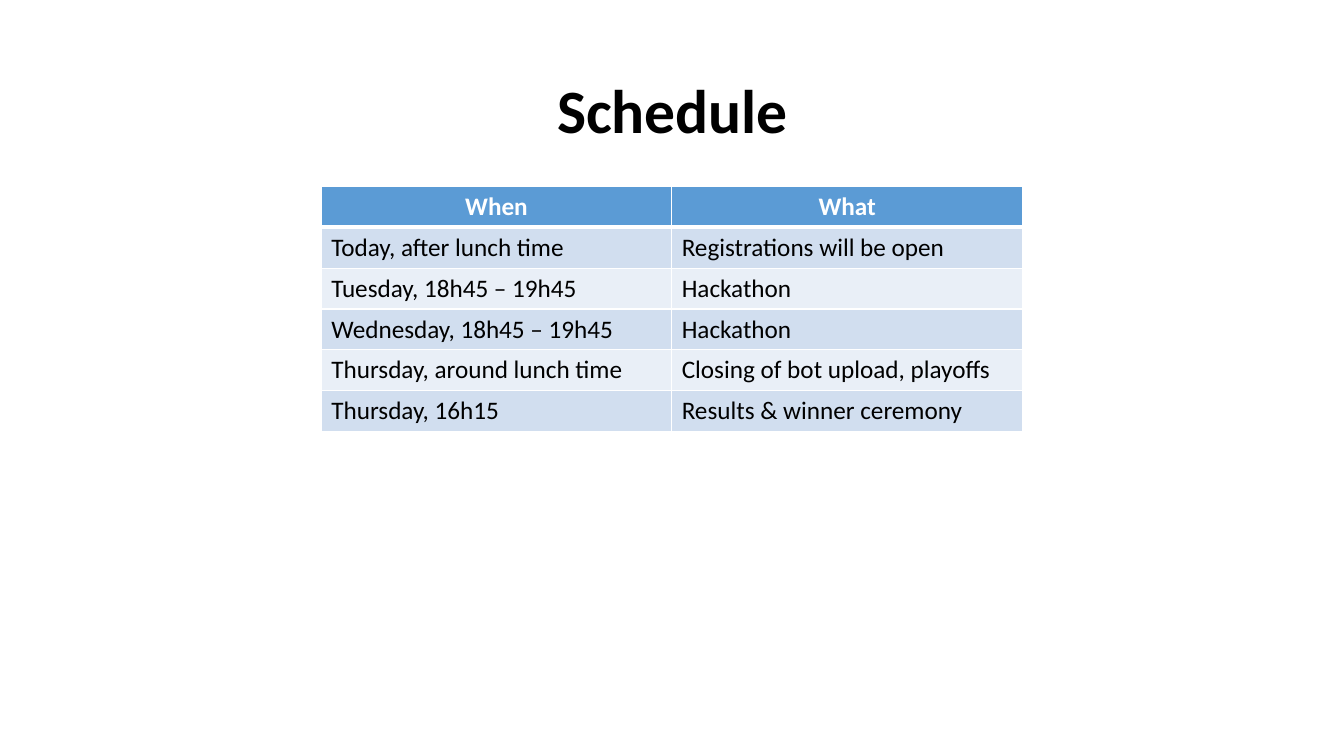
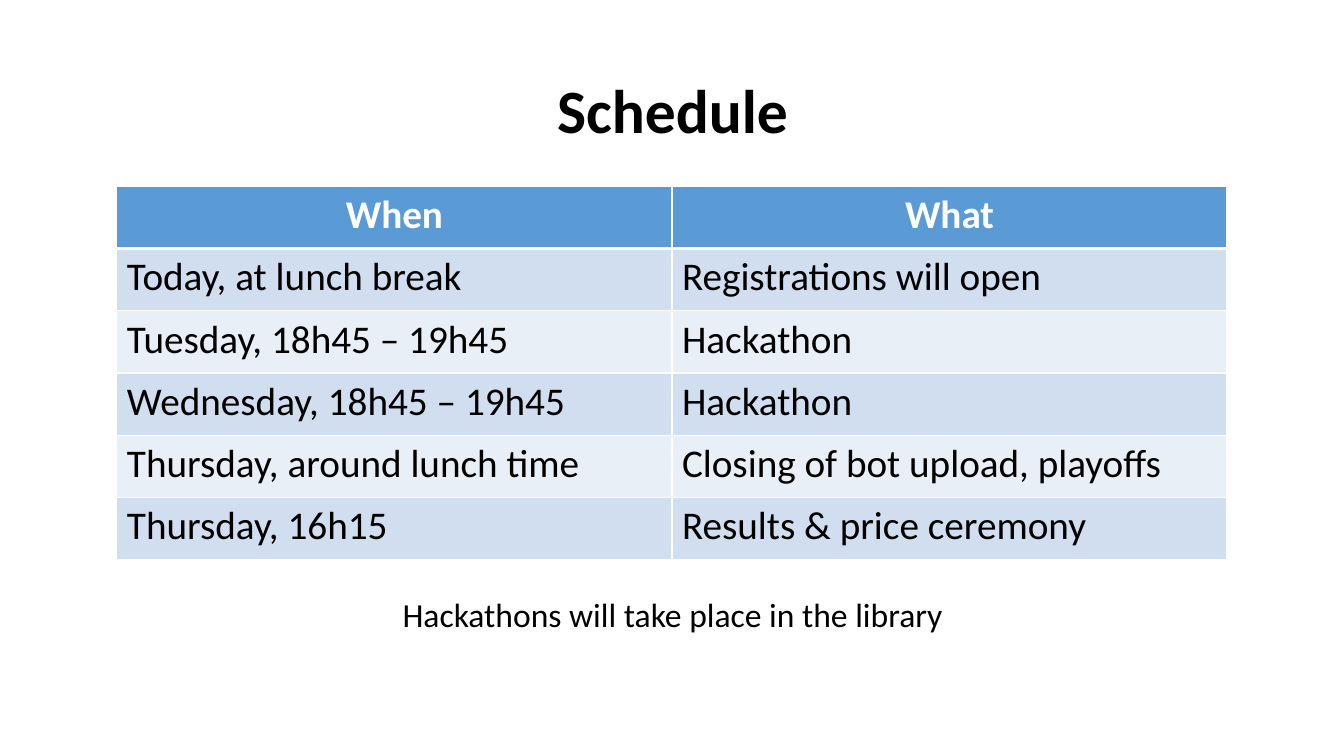
Before and after one commit to dkekel/gridwars, a slide deck: slide 12 of presentation/gridwars-intro-2018.pptx. Drawn at 1344x756 pixels with LibreOffice and Linux fonts; fonts in the diff are those of the drawing. Boxes give left, top, right and bottom in pixels: in the first picture for what was removed or moved away, otherwise in the second. Text is boxed around its words. In the diff, an @@ line names an element or a change of style, - is before the commit and + after.

Commit message:
Update GridWars intro slides

```diff
--- a/presentation/gridwars-intro-2018.pptx
+++ b/presentation/gridwars-intro-2018.pptx
@@ table at [117,187,1228,560] @@
-row 2, column 1: Today, after lunch time
+row 2, column 1: Today, at lunch break
-row 2, column 2: Registrations will be open
+row 2, column 2: Registrations will open
-row 6, column 2: Results & winner ceremony
+row 6, column 2: Results & price ceremony
@@ size 18 to 28 pt in "When", "What", "Tuesday, 18h45 – 19h45", "Hackathon" and 5 more places @@
@@ table: place and size @@
-table at [322,187,1023,432]
+table at [117,187,1228,560]
@@ text added at [403,603,942,633], 24 pt, text #000000 @@
+Hackathons will take place in the library
```
Also in this commit, not shown: 3 other files.
